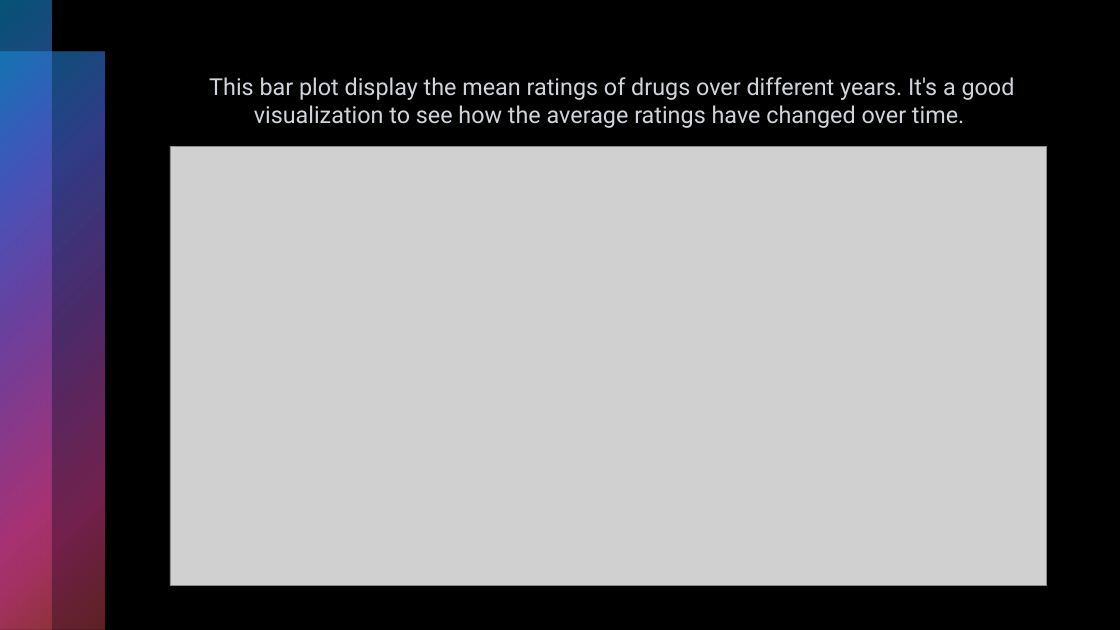
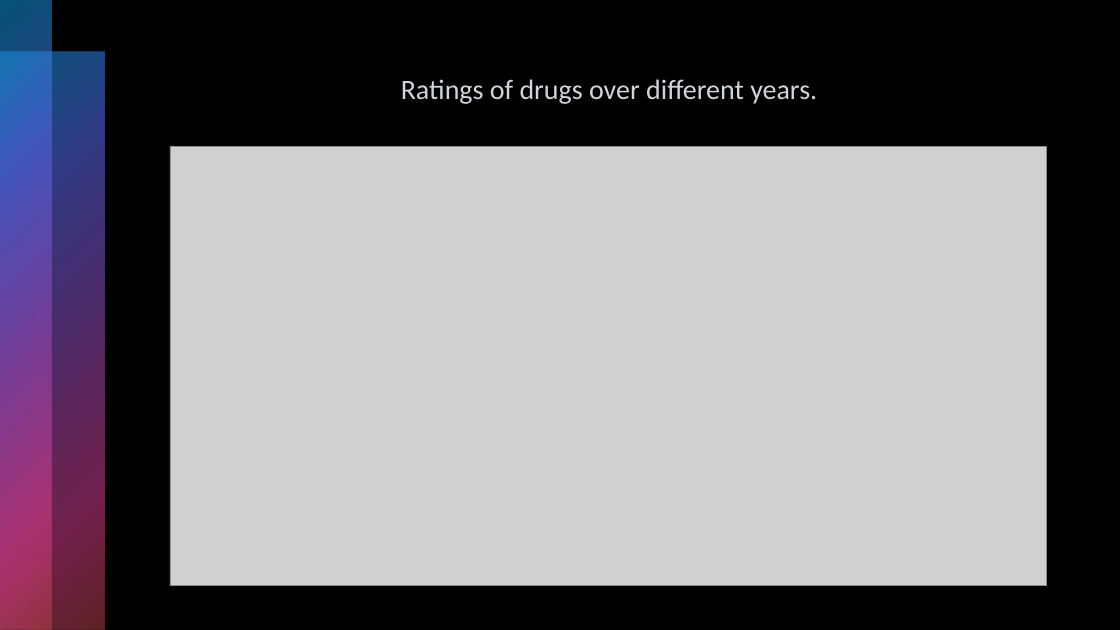
Before and after one commit to Shritej24c/drug_review_NLP, a slide deck: slide 12 of Plots/Drug Review presentation.pptx. Drawn at 1120x630 pixels with LibreOffice and Linux fonts; fonts in the diff are those of the drawing; grey boxes stand for pictures. Boxes give left, top, right and bottom in pixels: in the first picture for what was removed or moved away, otherwise in the second. Text is boxed around its words. In the diff, an @@ line names an element or a change of style, - is before the commit and + after.

```diff
--- a/Plots/Drug Review presentation.pptx
+++ b/Plots/Drug Review presentation.pptx
@@ text at [401,79,817,104]: text changed; size 20 to 24 pt; font Roboto to Calibri @@
-This bar plot display the mean ratings of drugs over different years. It's a good visualization to see how the average ratings have changed over time.
+Ratings of drugs over different years.
```
Also in this commit, not shown: 4 other slides changed, 3 other files.
